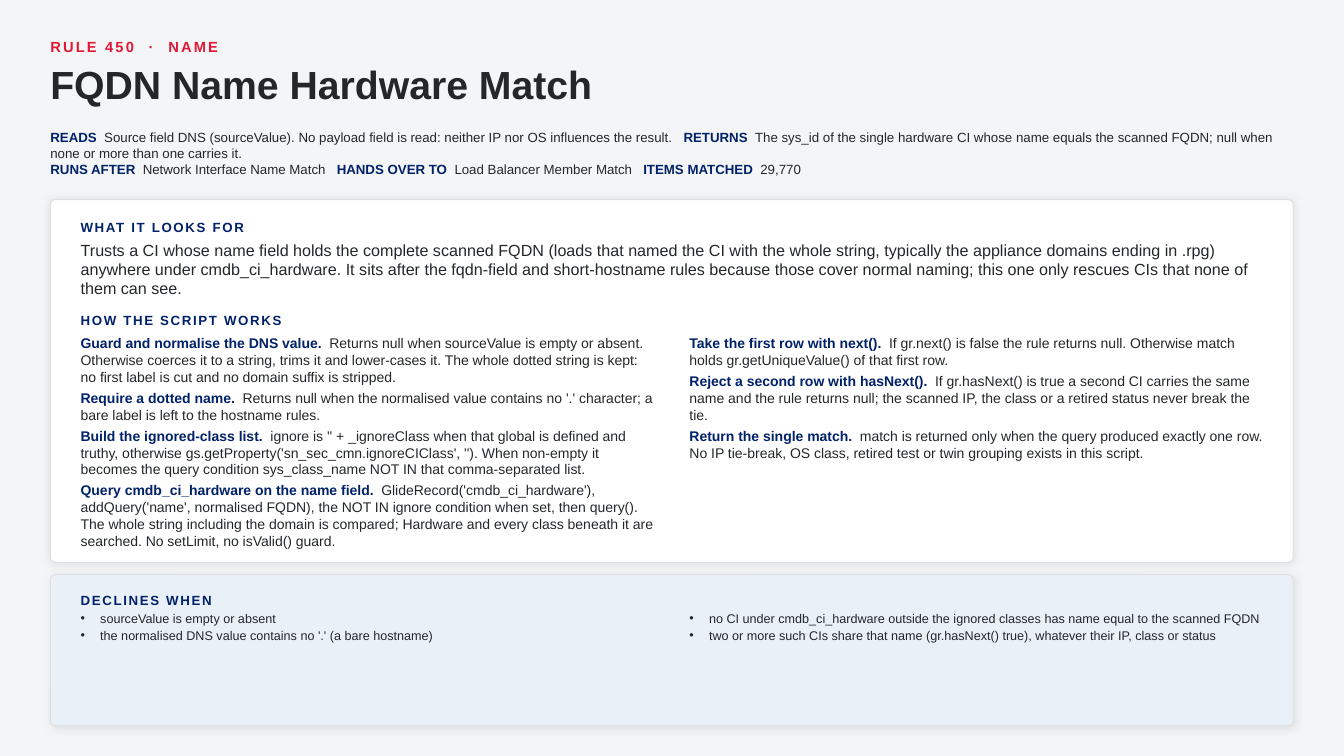
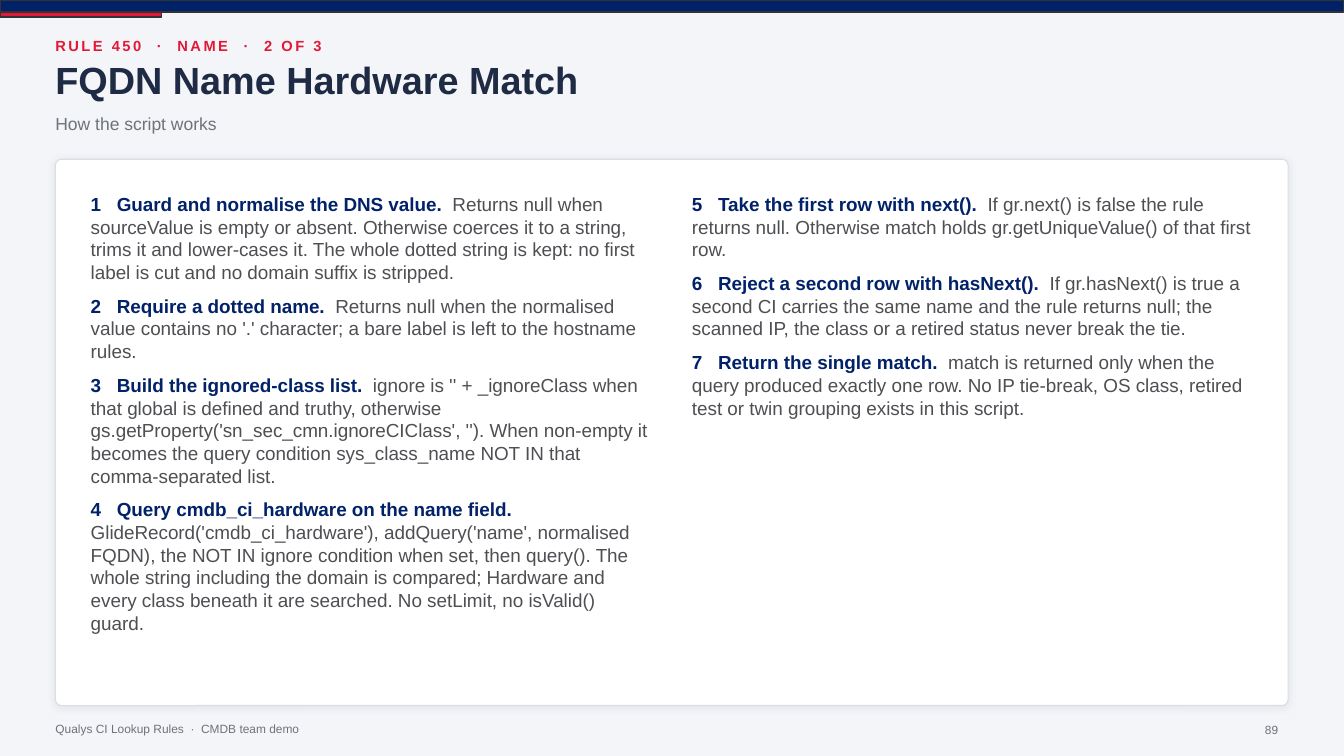
Before and after one commit to singhmihir/py, a slide deck: slide 89 of stories/qualys-ci-lookup-rules/Qualys CI Lookup Rules - CMDB Team Demo.pptx (slide 57 before the commit). Drawn at 1344x756 pixels with LibreOffice and Linux fonts; fonts in the diff are those of the drawing. Boxes give left, top, right and bottom in pixels: in the first picture for what was removed or moved away, otherwise in the second. Text is boxed around its words. In the diff, an @@ line names an element or a change of style, - is before the commit and + after.

```diff
--- a/stories/qualys-ci-lookup-rules/Qualys CI Lookup Rules - CMDB Team Demo.pptx
+++ b/stories/qualys-ci-lookup-rules/Qualys CI Lookup Rules - CMDB Team Demo.pptx
@@ background #F4F5F6 to #F3F5F8 @@
@@ rectangle added at [0,0,1344,12], fill #012169, outline #333333 1 pt @@
@@ rectangle added at [0,12,161,17], fill #E31837, outline #333333 1 pt @@
@@ text "FQDN Name Hardware Match" at [55,66,578,101]: size 28 to 27 pt, text colour #24272A to #1F2A44 @@
@@ text at [55,40,321,51]: text changed @@
-RULE 450 · NAME
+RULE 450 · NAME · 2 OF 3
@@ text at [55,117,217,134]: text changed; size 9.5 to 12.5 pt; text colour #012169 to #6E7279; bold off @@
-HOW THE SCRIPT WORKS
+How the script works
@@ text "How the script works" at [55,117,217,134]: vertical alignment middle to top @@
@@ text removed at [50,132,1273,176] @@
-READS Source field DNS (sourceValue). No payload field is read: neither IP nor OS influences the result. RETURNS The sys_id of the single hardware CI whose name equals the scanned FQDN; null when none or more than one carries it.
-RUNS AFTER Network Interface Name Match HANDS OVER TO Load Balancer Member Match ITEMS MATCHED 29,770
@@ rounded rectangle: place and size @@
-rounded rectangle at [50,200,1294,563]
+rounded rectangle at [55,159,1289,706]
@@ rounded rectangle at [55,159,1289,706]: outline #DDE0E3 0.75 pt to #D8DDE6 0.75 pt; shadow changed; proportions changed @@
@@ text at [91,197,647,634]: text changed; size 10 to 13.5 pt; text colour #24272A to #4D4F53 @@
-• Guard and normalise the DNS value. Returns null when sourceValue is empty or absent. Otherwise coerces it to a string, trims it and lower-cases it. The whole dotted string is kept: no first label is cut and no domain suffix is stripped.
-• Require a dotted name. Returns null when the normalised value contains no '.' character; a bare label is left to the hostname rules.
-• Build the ignored-class list. ignore is '' + _ignoreClass when that global is defined and truthy, otherwise gs.getProperty('sn_sec_cmn.ignoreCIClass', ''). When non-empty it becomes the query condition sys_class_name NOT IN that comma-separated list.
-• Query cmdb_ci_hardware on the name field. GlideRecord('cmdb_ci_hardware'), addQuery('name', normalised FQDN), the NOT IN ignore condition when set, then query(). The whole string including the domain is compared; Hardware and every class beneath it are searched. No setLimit, no isValid() guard.
+1 Guard and normalise the DNS value. Returns null when sourceValue is empty or absent. Otherwise coerces it to a string, trims it and lower-cases it. The whole dotted string is kept: no first label is cut and no domain suffix is stripped.
+2 Require a dotted name. Returns null when the normalised value contains no '.' character; a bare label is left to the hostname rules.
+3 Build the ignored-class list. ignore is '' + _ignoreClass when that global is defined and truthy, otherwise gs.getProperty('sn_sec_cmn.ignoreCIClass', ''). When non-empty it becomes the query condition sys_class_name NOT IN that comma-separated list.
+4 Query cmdb_ci_hardware on the name field. GlideRecord('cmdb_ci_hardware'), addQuery('name', normalised FQDN), the NOT IN ignore condition when set, then query(). The whole string including the domain is compared; Hardware and every class beneath it are searched. No setLimit, no isValid() guard.
@@ text at [692,197,1250,419]: text changed; size 10 to 13.5 pt; text colour #24272A to #4D4F53 @@
-• Take the first row with next(). If gr.next() is false the rule returns null. Otherwise match holds gr.getUniqueValue() of that first row.
-• Reject a second row with hasNext(). If gr.hasNext() is true a second CI carries the same name and the rule returns null; the scanned IP, the class or a retired status never break the tie.
-• Return the single match. match is returned only when the query produced exactly one row. No IP tie-break, OS class, retired test or twin grouping exists in this script.
+5 Take the first row with next(). If gr.next() is false the rule returns null. Otherwise match holds gr.getUniqueValue() of that first row.
+6 Reject a second row with hasNext(). If gr.hasNext() is true a second CI carries the same name and the rule returns null; the scanned IP, the class or a retired status never break the tie.
+7 Return the single match. match is returned only when the query produced exactly one row. No IP tie-break, OS class, retired test or twin grouping exists in this script.
@@ text removed at [81,214,1291,240] @@
-WHAT IT LOOKS FOR
@@ text removed at [81,244,1247,294] @@
-Trusts a CI whose name field holds the complete scanned FQDN (loads that named the CI with the whole string, typically the appliance domains ending in .rpg) anywhere under cmdb_ci_hardware. It sits after the fqdn-field and short-hostname rules because those cover normal naming; this one only rescues CIs that none of them can see.
@@ rounded rectangle removed at [50,575,1294,726] @@
@@ text removed at [81,595,212,605] @@
-DECLINES WHEN
@@ text removed at [100,614,433,643] @@
-• sourceValue is empty or absent
-• the normalised DNS value contains no '.' (a bare hostname)
@@ text removed at [709,614,1260,643] @@
-• no CI under cmdb_ci_hardware outside the ignored classes has name equal to the scanned FQDN
-• two or more such CIs share that name (gr.hasNext() true), whatever their IP, class or status
@@ text added at [55,724,299,736], 8.5 pt, text #6E7279 @@
+Qualys CI Lookup Rules · CMDB team demo
@@ page number added at [1265,726,1278,734], 8.5 pt, text #6E7279 @@
+89
```
Also in this commit, not shown: 85 other slides changed, 48 slides added, 3 other files.
